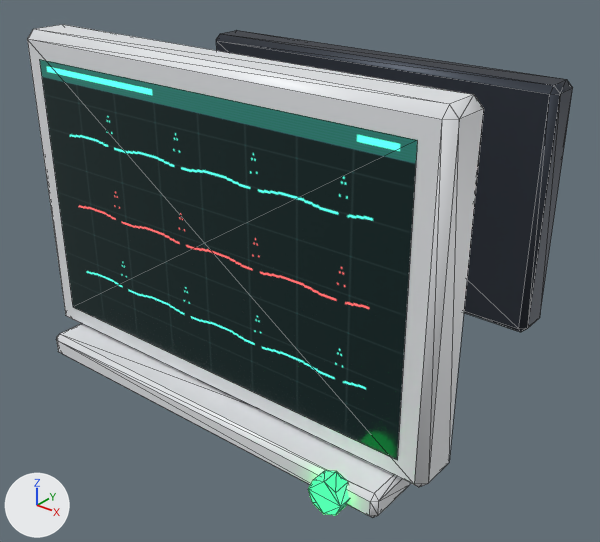
Two versions of the glTF model godot/models/display/display_vitals_monitor.glb, one commit apart.
Camera for both pictures: a camera (50 mm lens) standing at (0.58, -0.893, 0.356) and looking at (0.028, -0.203, -0.072). The axes (+X, +Y, +Z) are drawn at lower left. The lights are the same throughout. The picture after the commit comes second. Mesh edges are drawn as thin lines. Vertices at exactly the same position are counted once.

Names of what the first picture shows: 'display_vitals_monitor'.
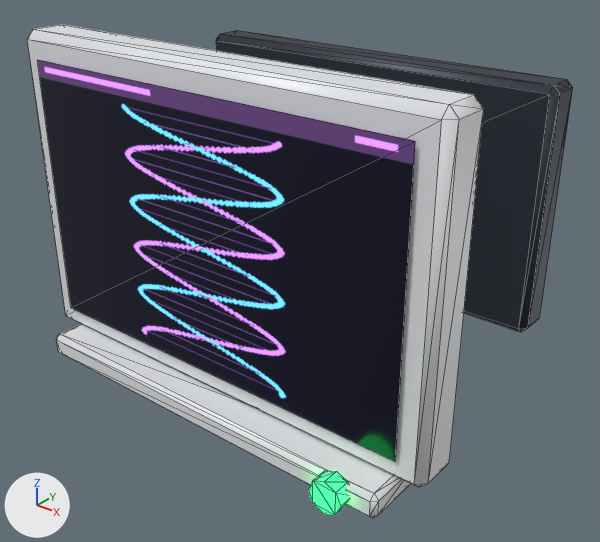
The change, as a list of edits to the scene's bpy script:
```text
Add img_dna:
    img_dna = load_image('dna', '_unpacked/dna', 256, 256, 'sRGB')
Add mat_screen_dna:
    mat_screen_dna = bpy.data.materials.new('screen_dna')
    # colours: black #000000
    # uses the picture img_dna
Change me_body:
    where me_body.from_pydata(...)  # 140 vertices, 250 faces; spans x -0.28..0.28, y -0.38..0.0, z -0.22..0.19
    used by ob_display_vitals_monitor; location = (0.0, 0.0, 0.0)
    me_body part 1: the loose piece of 4 vertices spanning x -0.25..0.25, y -0.33, z -0.16..0.16 is moved by (0.0, -0.003, 0.0), in mat_screen_dna
    me_body part 2
    110 faces are deleted
    18 new faces join them, mat_hull_dark (greyish blue #3c424c)
    18 new faces join them, mat_steel (grey #a7adb5)
    18 new faces join them, mat_hull_mid (grey #8d95a1)
    36 new faces join them, mat_plastic_white (white #e8eaed)
    20 new faces join them, mat_em_green (black #000000, glowing green #2dff6a)
    remove me_body.materials.append(mat_screen_vitals)
    add me_body.materials.append(mat_screen_dna)
```

Boxes (x1, y1, x2, y2) around the edits, measured in the pictures (600 x 542 px; the box of a moved part takes in the faces that stretch with it):
part 1 of me_body, moved or reshaped: before (39, 59, 417, 460); after (37, 60, 415, 461)
part 2 of me_body, moved or reshaped: (27, 39, 573, 516) in both
